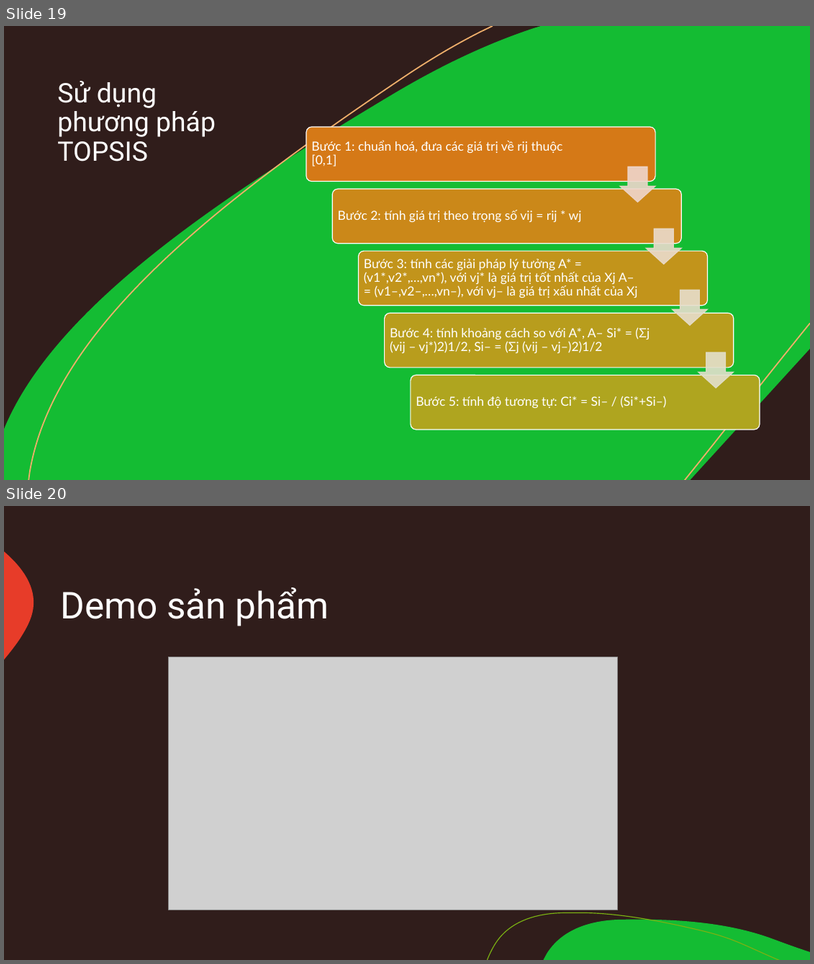
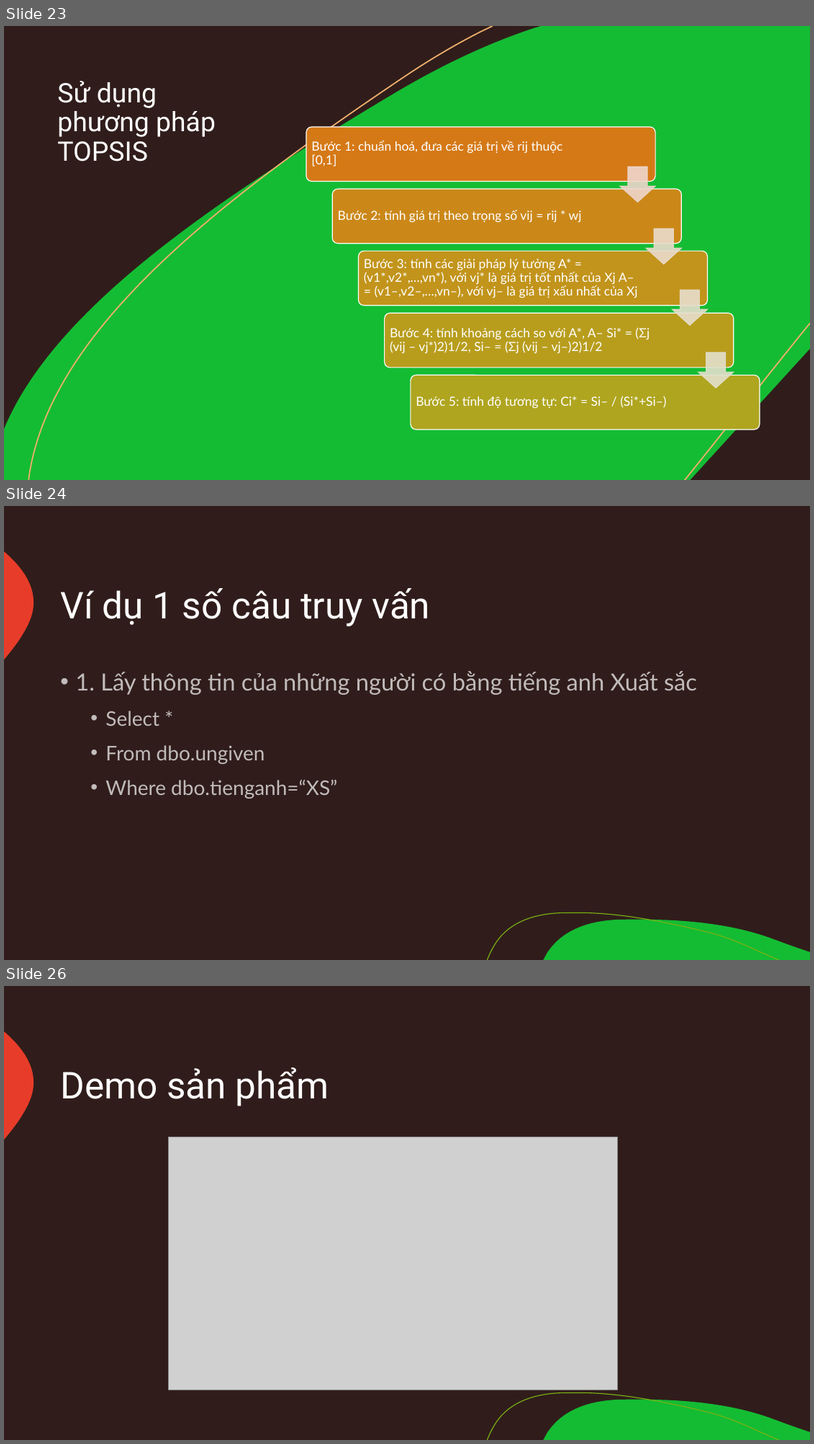
Before and after one commit to Tranphuong99/HTGQD, a slide deck: Báo cáo môn học.pptx. Shown one above the other, each under a label of ours: slides 19 and 20 before the commit, slides 23, 24 and 26 after it; the slides between them are not shown. The pictures are 814x964 and 814x1444 pixels, drawn with LibreOffice and Linux fonts; fonts in the diff are those of the drawing; grey boxes stand for pictures. Boxes give left, top, right and bottom in pixels: in the first picture for what was removed or moved away, otherwise in the second. Text is boxed around its words. In the diff, an @@ line names an element or a change of style, - is before the commit and + after.

```diff
--- a/Báo cáo môn học.pptx
+++ b/Báo cáo môn học.pptx
@@ slide 24 added at <box>4,506,810,960</box>, background #301D1B; not listed: 3 template elements that a slide beside it also shows @@
@@ title added at <box>60,588,431,626</box>, 44 pt, text #FFFFFF @@
+Ví dụ 1 số câu truy vấn
@@ text added at <box>75,671,697,798</box>, 28 pt, text #FFFFFF at 70% opacity @@
+• 1. Lấy thông tin của những người có bằng tiếng anh Xuất sắc
+  • Select *
+  • From dbo.ungiven
+  • Where dbo.tienganh=“XS”
@@ what was slide 19 is now slide 23 @@
@@ what was slide 20 is now slide 26 @@
```
Also in this commit, not shown: 1 slide changed, 6 other slides added, 1 slide removed.
